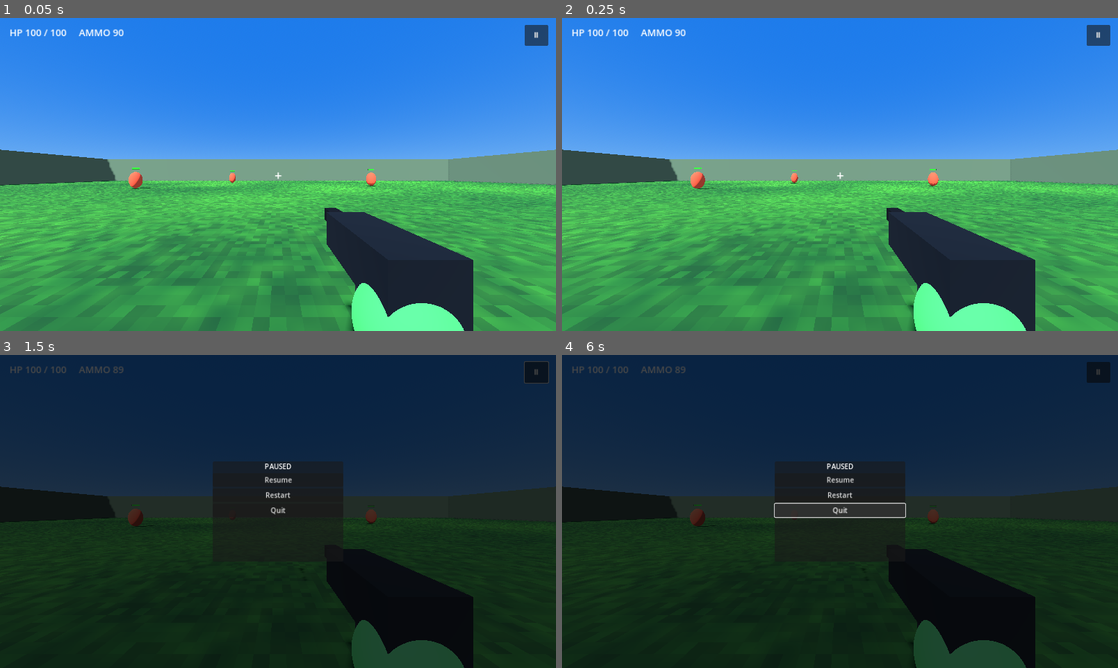
Above: before the commit, frames 1-4 (two rows, left to right).
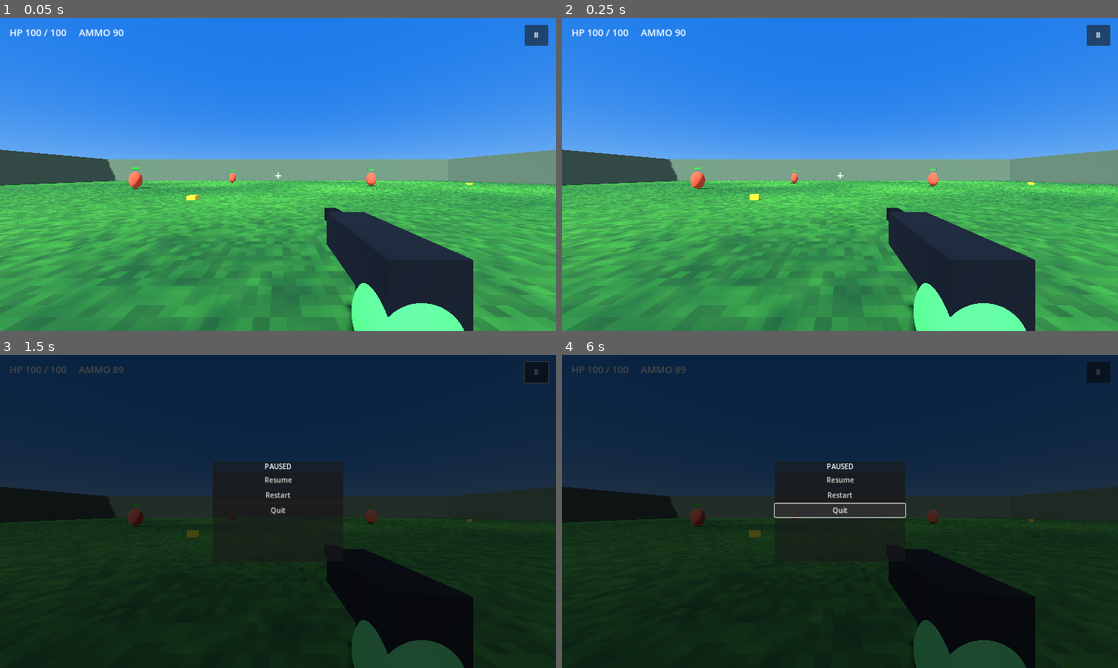
Above: after the commit, the same moments.

Repository: Jigar1234Nob/shootmepls
Game: Godot game, scene res://Scenes/Main.tscn
Same seed, same stepped clock (60 frames per second), same inputs: the game is played once before the commit and once after it.
Inputs (mouse positions are in pixels of both pictures, inside the frame that each line leads up to):
- Up to frame 1 (0.05 s): no input
- Up to frame 2 (0.25 s): no input
- Up to frame 3 (1.5 s): click "Ⅱ" at 0.5 s; tap Enter at 1.25 s; move the mouse to (400, 495) at 1.27 s; press the mouse at (400, 495) at 1.28 s; hold D (move_right) from 1.28 s (still down)
- Up to frame 4 (6 s): tap Space (jump) at 1.52, 2, 3.5, 4.52, 5 s; release D (move_right) at 2 s; release the mouse at (962, 495) at 2 s; drag from (728, 527) to (812, 574) at 2.02 s; tap Enter at 2.75, 4.25 s; move the mouse to (895, 442) at 2.77 s; press the mouse at (895, 442) at 2.78 s; hold D (move_right) 2.78-3.5 s; release the mouse at (895, 442) at 3.5 s; drag from (812, 574) to (673, 464) at 3.52 s; move the mouse to (1006, 558) at 4.27 s; press the mouse at (1006, 558) at 4.28 s; hold A (move_left) 4.28-5 s; release the mouse at (1006, 558) at 5 s; drag from (673, 464) to (756, 433) at 5.02 s; move the mouse to (867, 511) at 5.77 s; press the mouse at (867, 511) at 5.78 s; hold S (move_backward) from 5.78 s (still down)

The runs differ from the first frame. In frame 1, less than 0.1% of the frame differs, in the area x 33-85%, y 52-59%; in frame 2, less than 0.1%; in frame 3, less than 0.1%; in frame 4, less than 0.1%.
Error before the commit: Invalid assignment of property or key 'kind' with value of type 'String' on a base object of type 'Area3D (WorldPickup)'. (res://Scripts/Game.gd:90)

Commit message:
Match pickup spawns to pickup script API

Diff:
--- a/Scripts/Game.gd
+++ b/Scripts/Game.gd
@@ -87,6 +87,6 @@
 	]
 	for entry in positions:
 		var pickup = preload("res://Scripts/Pickup.gd").new()
-		pickup.kind = entry[1]
+		pickup.pickup_type = entry[1]
 		pickup.position = entry[0]
 		add_child(pickup)
